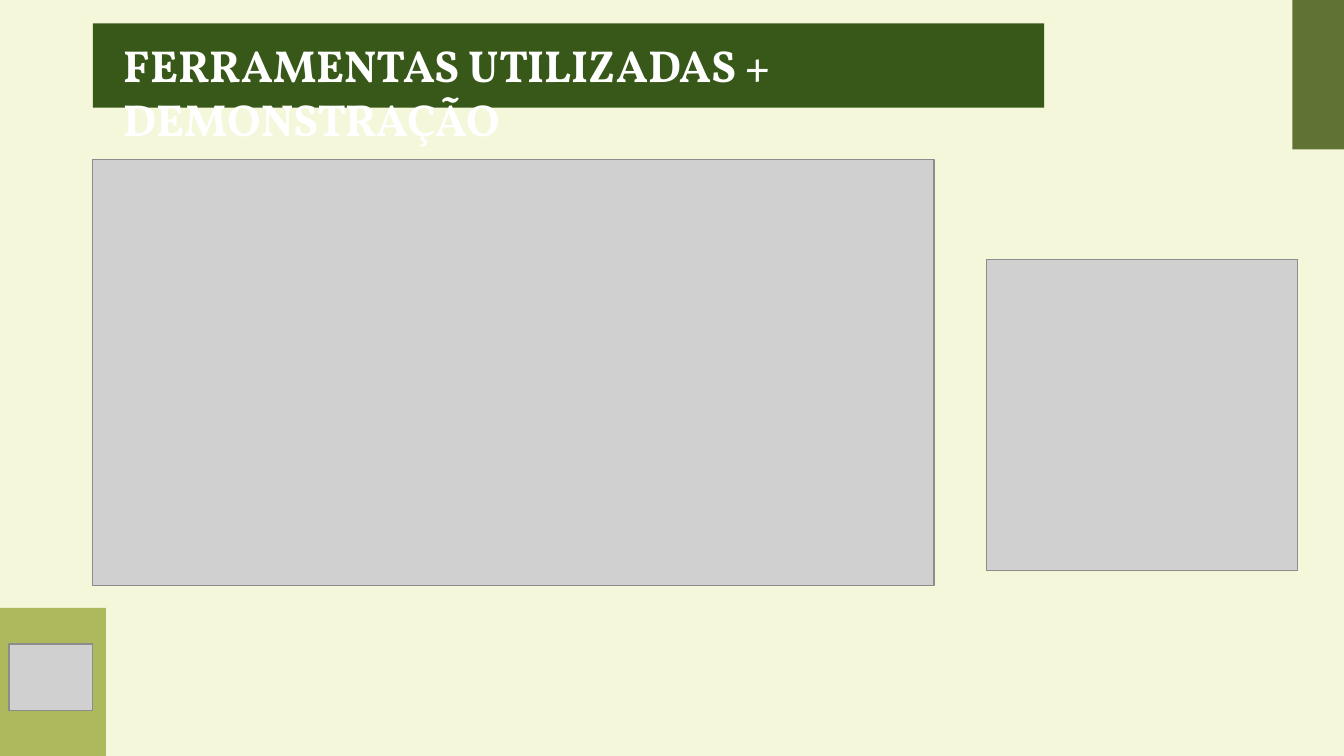
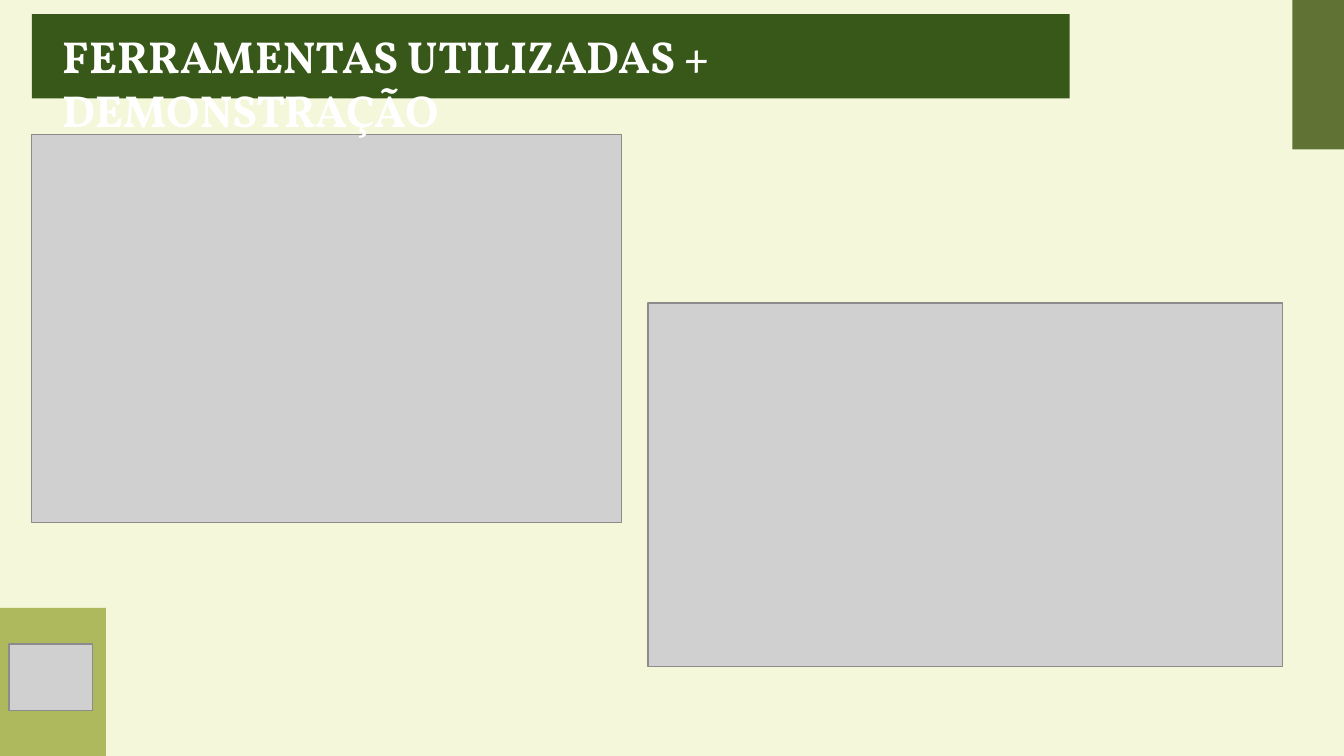
Before and after one commit to KaioZaniboni/wisoy-1, a slide deck: slide 5 of Documentos/APRESENTAÇÃO.SPRINT2.pptx. Drawn at 1344x756 pixels with LibreOffice and Linux fonts; fonts in the diff are those of the drawing; grey boxes stand for pictures. Boxes give left, top, right and bottom in pixels: in the first picture for what was removed or moved away, otherwise in the second. Text is boxed around its words. In the diff, an @@ line names an element or a change of style, - is before the commit and + after.

```diff
--- a/Documentos/APRESENTAÇÃO.SPRINT2.pptx
+++ b/Documentos/APRESENTAÇÃO.SPRINT2.pptx
@@ rectangle: place and size @@
-rectangle at [93,23,1044,108]
+rectangle at [32,15,1070,99]
@@ text "FERRAMENTAS UTILIZADAS + DEMONSTRAÇÃO" rewrapped from [124,51,737,108] to [63,42,676,135] @@
@@ picture: place and size @@
-picture at [93,160,934,586]
+picture at [32,134,622,523]
@@ picture removed at [986,259,1297,570] @@
@@ picture added at [648,304,1282,667] @@
```
Also in this commit, not shown: 2 slides added, 2 slides removed.
